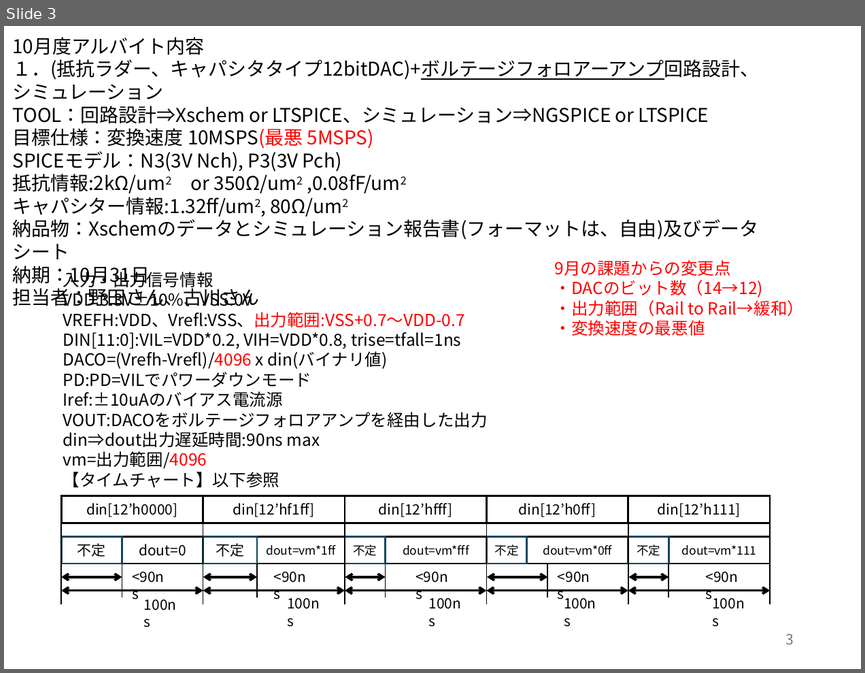
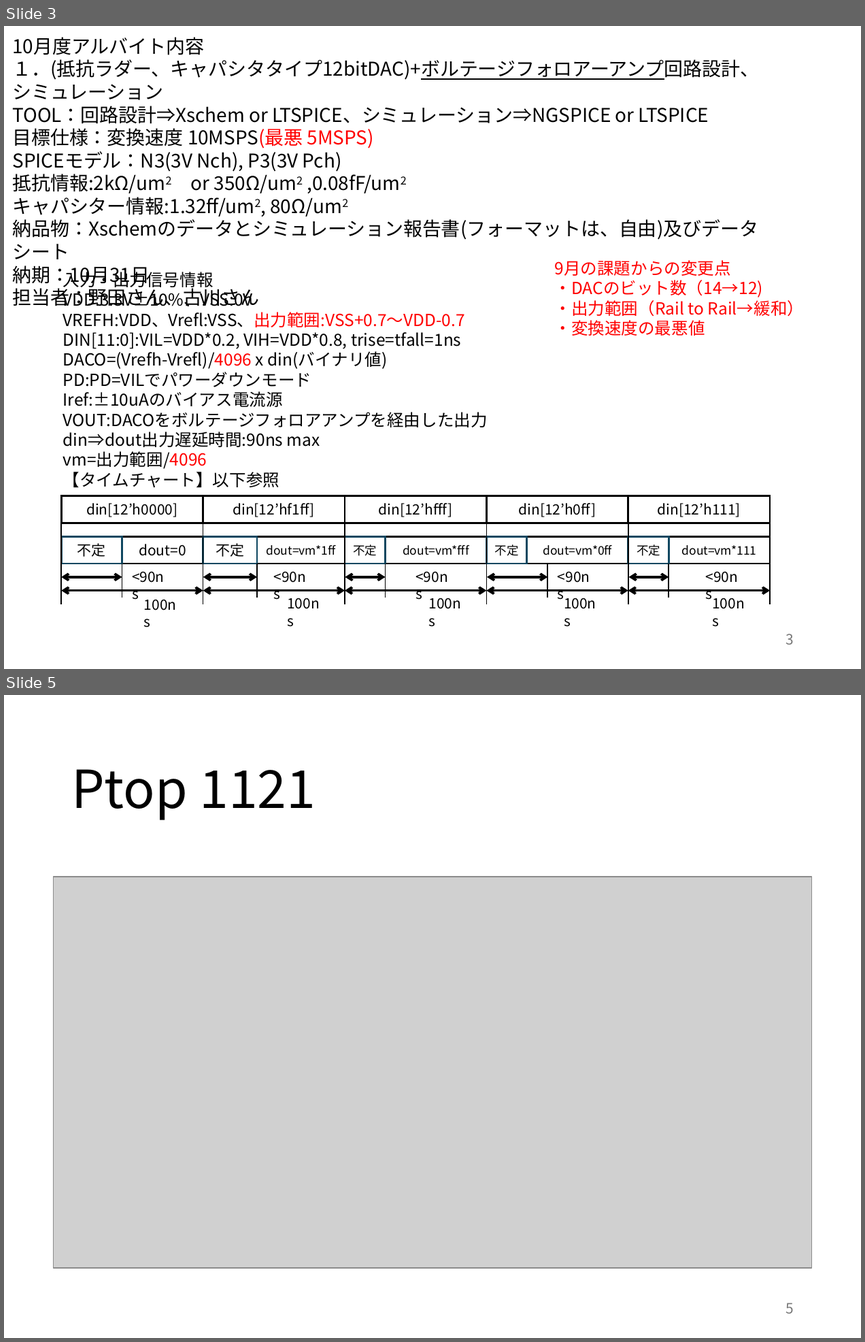
Before and after one commit to nkeita1204/lr_noda, a slide deck: 11月10日報告資料.pptx. Shown one above the other, each under a label of ours: slide 3 before the commit, slides 3 and 5 after it; the slides between them are not shown. The pictures are 865x673 and 865x1342 pixels, drawn with LibreOffice and Linux fonts; fonts in the diff are those of the drawing; grey boxes stand for pictures. Boxes give left, top, right and bottom in pixels: in the first picture for what was removed or moved away, otherwise in the second. Text is boxed around its words. In the diff, an @@ line names an element or a change of style, - is before the commit and + after.

```diff
--- a/11月10日報告資料.pptx
+++ b/11月10日報告資料.pptx
@@ slide 5 added at <box>4,695,861,1338</box>, background #FFFFFF @@
@@ title added at <box>71,769,315,820</box>, 44 pt, text #000000 @@
+Ptop 1121
@@ picture added at <box>53,877,811,1268</box> @@
@@ page number added at <box>785,1302,793,1313</box>, 12 pt, text #797979 @@
+5
```
Also in this commit, not shown: 1 slide changed, 1 other slide added, 46 other files.
